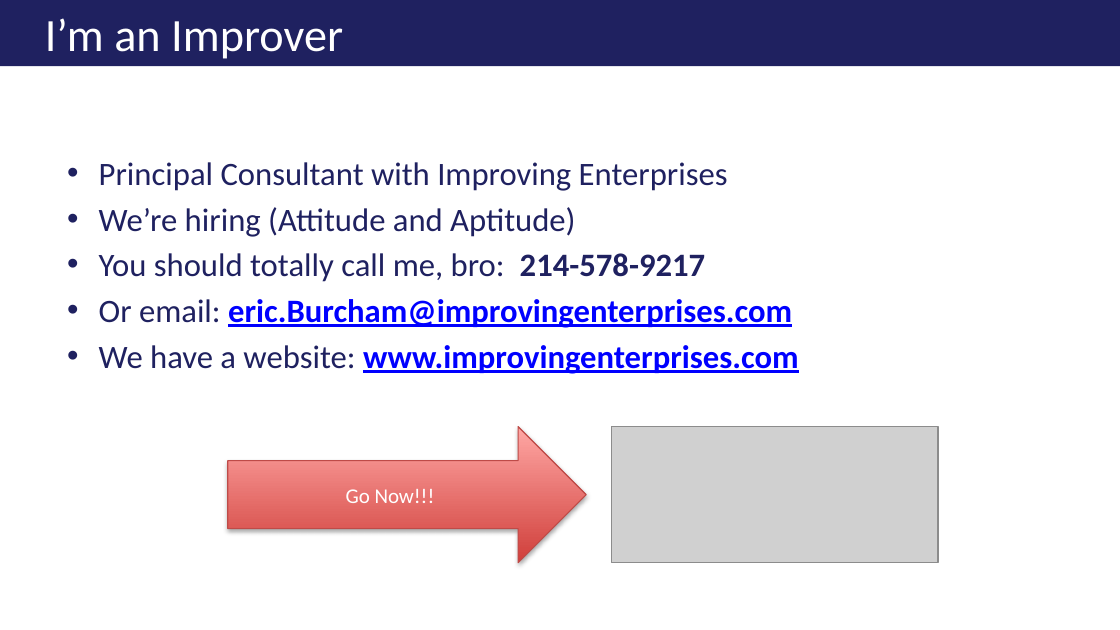
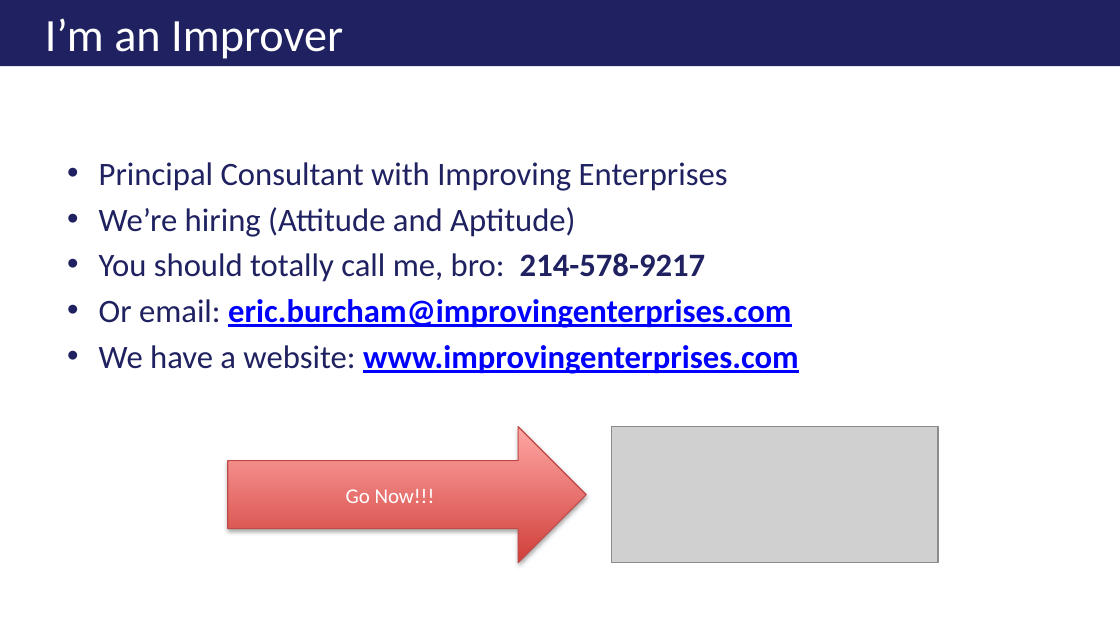
Before and after one commit to ericburcham/THasyINKnc, a slide deck: slide 3 of Presentation/THasINKync.pptx. Drawn at 1120x630 pixels with LibreOffice and Linux fonts; fonts in the diff are those of the drawing; grey boxes stand for pictures; background and template pictures are left out. Boxes give left, top, right and bottom in pixels: in the first picture for what was removed or moved away, otherwise in the second. Text is boxed around its words. In the diff, an @@ line names an element or a change of style, - is before the commit and + after.

```diff
--- a/Presentation/THasINKync.pptx
+++ b/Presentation/THasINKync.pptx
@@ text at (99, 299, 791, 328): text changed @@
-• Or email: eric.Burcham@improvingenterprises.com
+• Or email: eric.burcham@improvingenterprises.com
```
Also in this commit, not shown: 3 other slides changed, 11 slides added, 1 other file.
